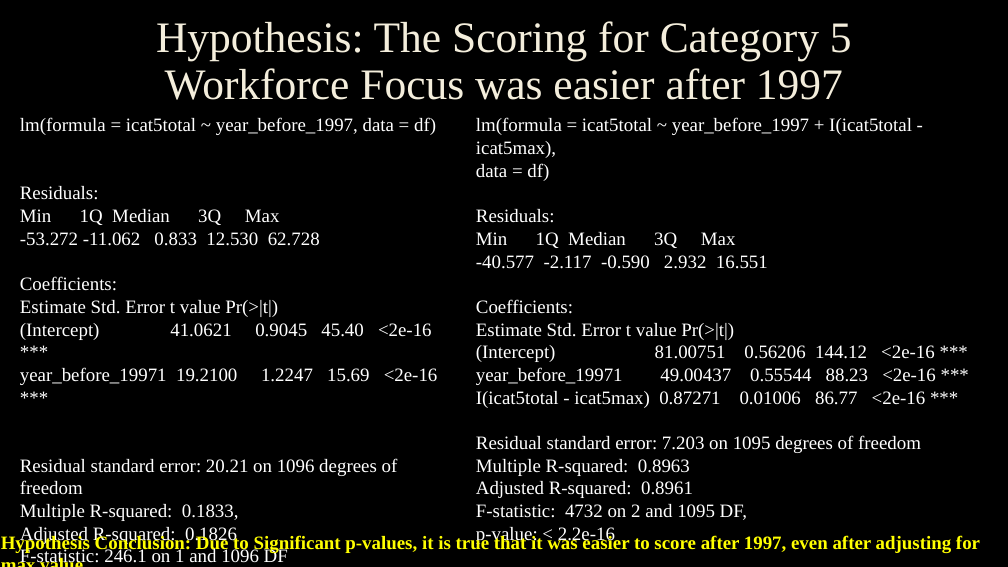
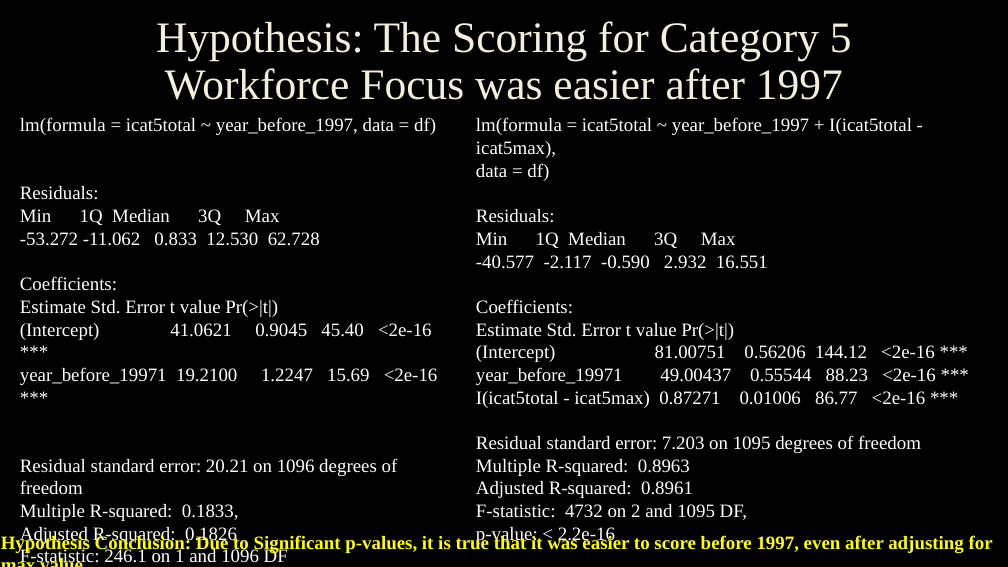
Before and after one commit to sks4world/Inferential_Data_Analysis, a slide deck: slide 5 of Class_Presentation_v1.pptx. Drawn at 1008x567 pixels with LibreOffice and Linux fonts; fonts in the diff are those of the drawing; background and template pictures are left out. Boxes give left, top, right and bottom in pixels: in the first picture for what was removed or moved away, otherwise in the second. Text is boxed around its words. In the diff, an @@ line names an element or a change of style, - is before the commit and + after.

```diff
--- a/Class_Presentation_v1.pptx
+++ b/Class_Presentation_v1.pptx
@@ text at (x1=1, y1=534, x2=993, y2=553): text changed @@
-Hypothesis Conclusion: Due to Significant p-values, it is true that it was easier to score after 1997, even after adjusting for max value
+Hypothesis Conclusion: Due to Significant p-values, it is true that it was easier to score before 1997, even after adjusting for max value
```
